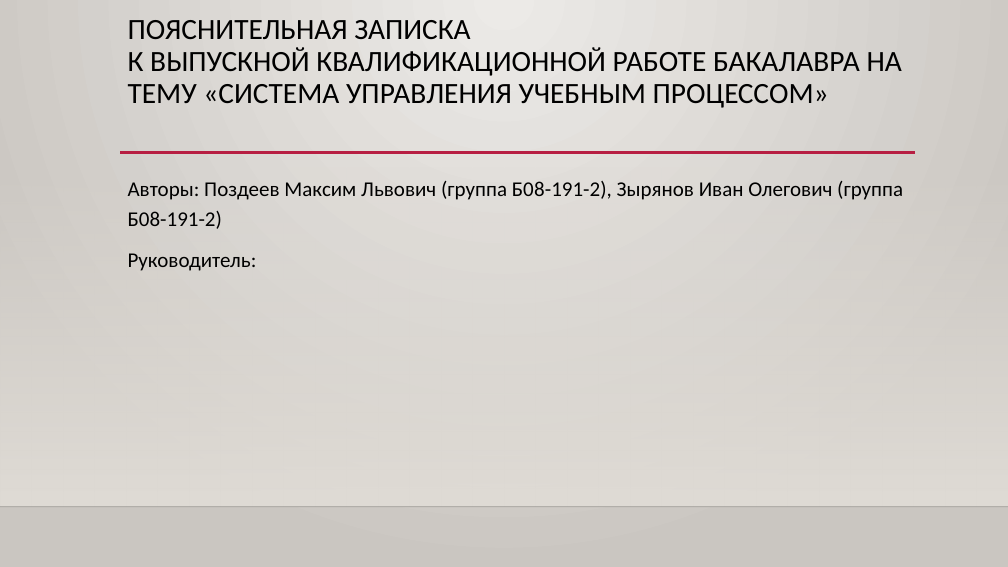
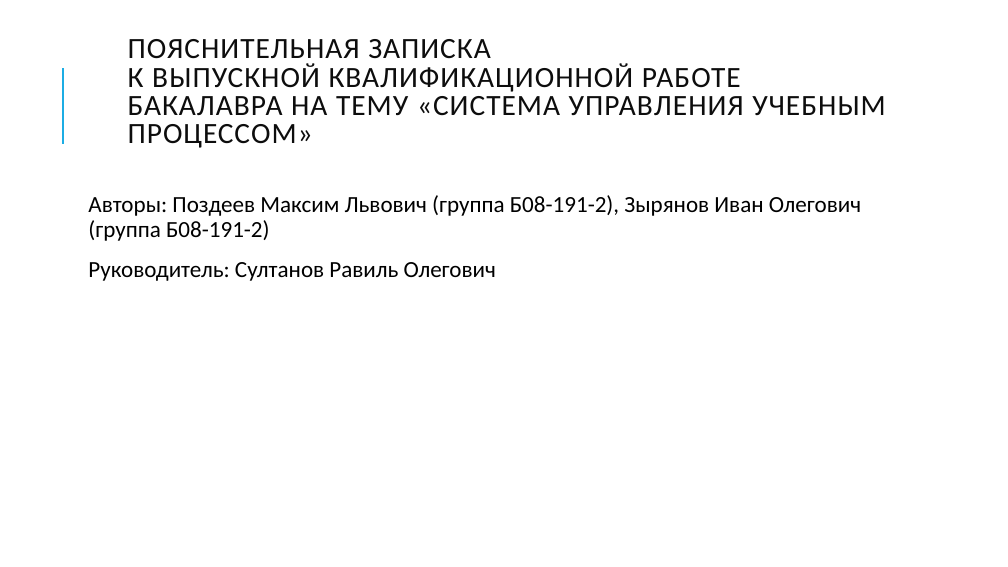
Before and after one commit to mpozdeevf/Diploma, a slide deck: slide 1 of Презентация ВКР Бакалавра.pptx. Drawn at 1008x567 pixels with LibreOffice and Linux fonts; fonts in the diff are those of the drawing; background and template pictures are left out. Boxes give left, top, right and bottom in pixels: in the first picture for what was removed or moved away, otherwise in the second. Text is boxed around its words. In the diff, an @@ line names an element or a change of style, - is before the commit and + after.

```diff
--- a/Презентация ВКР Бакалавра.pptx
+++ b/Презентация ВКР Бакалавра.pptx
@@ background gradient #ECEAE7 to #CAC7C1 to #FFFFFF @@
@@ title "ПОЯСНИТЕЛЬНАЯ ЗАПИСКА К ВЫПУСКНОЙ КВАЛИФИКАЦИОННОЙ ..." at bbox=[128, 39, 885, 148]: text colour #000000 to #0D0D0D, letter spacing 0 to 1 pt; line spacing 0.9 to 0.8; vertical alignment top to middle @@
@@ line added from (63, 144) to (63, 68), #1CADE4 1.5 pt @@
@@ rectangle removed at bbox=[0, 167, 1008, 507] @@
@@ line removed from (120, 153) to (915, 153) @@
@@ text "Авторы: Поздеев Максим Львович (группа ...": place and size @@
-text "Авторы: Поздеев Максим Львович (группа ..." at bbox=[128, 181, 903, 271]
+text "Авторы: Поздеев Максим Львович (группа ..." at bbox=[88, 195, 861, 281]
@@ text at bbox=[88, 195, 861, 241]: size 20 to 22 pt in "Авторы: Поздеев Максим Львович (группа Б08-191-2), Зырянов ..."; line spacing 1.2 to 0.9; more space between paragraphs @@
@@ text at bbox=[88, 262, 496, 281]: text changed; size 20 to 22 pt @@
-Руководитель:
+Руководитель: Султанов Равиль Олегович
@@ line removed from (0, 507) to (1008, 507) @@
```
Also in this commit, not shown: 6 other slides changed, 4 slides added, 2 other files.
